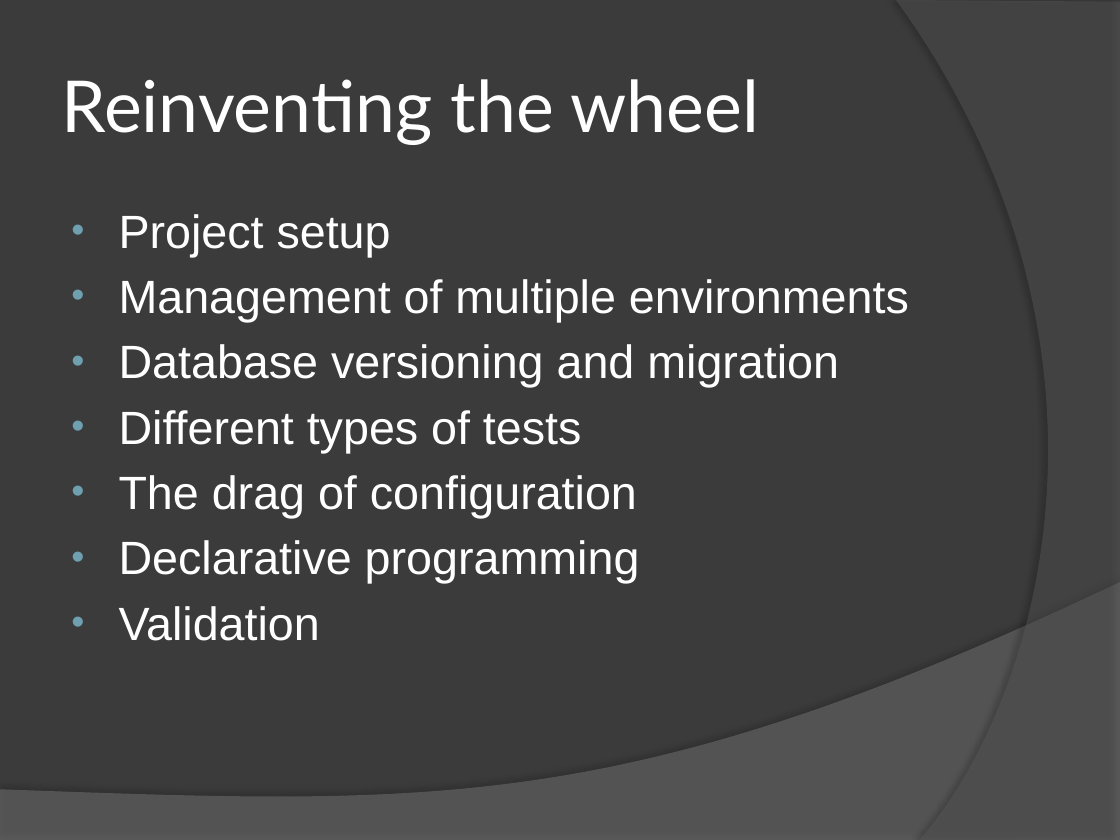
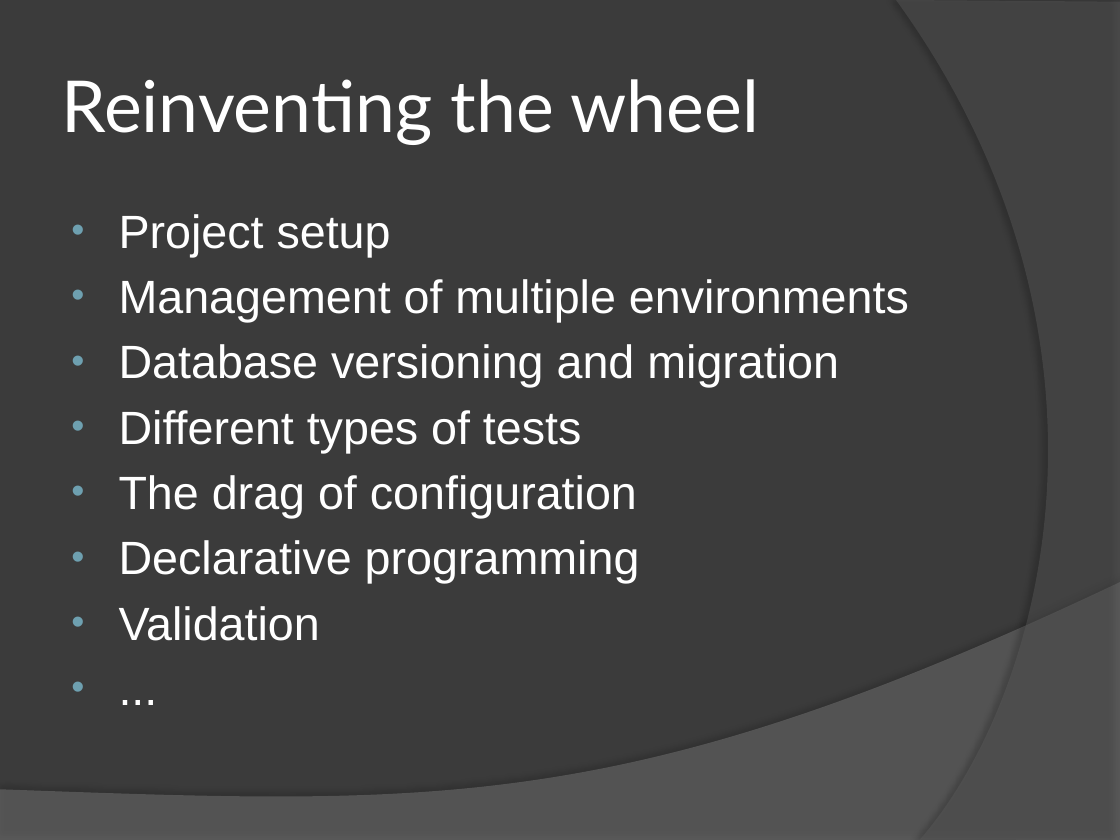
Before and after one commit to michelgrootjans/grootjansrailsapace, a slide deck: slide 2 of alt.net.RoR.pptx. Drawn at 1120x840 pixels with LibreOffice and Linux fonts; fonts in the diff are those of the drawing. Boxes give left, top, right and bottom in pixels: in the first picture for what was removed or moved away, otherwise in the second. Text is boxed around its words. In the diff, an @@ line names an element or a change of style, - is before the commit and + after.

```diff
--- a/alt.net.RoR.pptx
+++ b/alt.net.RoR.pptx
@@ text at (119, 214, 909, 641): paragraph added @@
+• ...
```
Also in this commit, not shown: 2 other slides changed.
